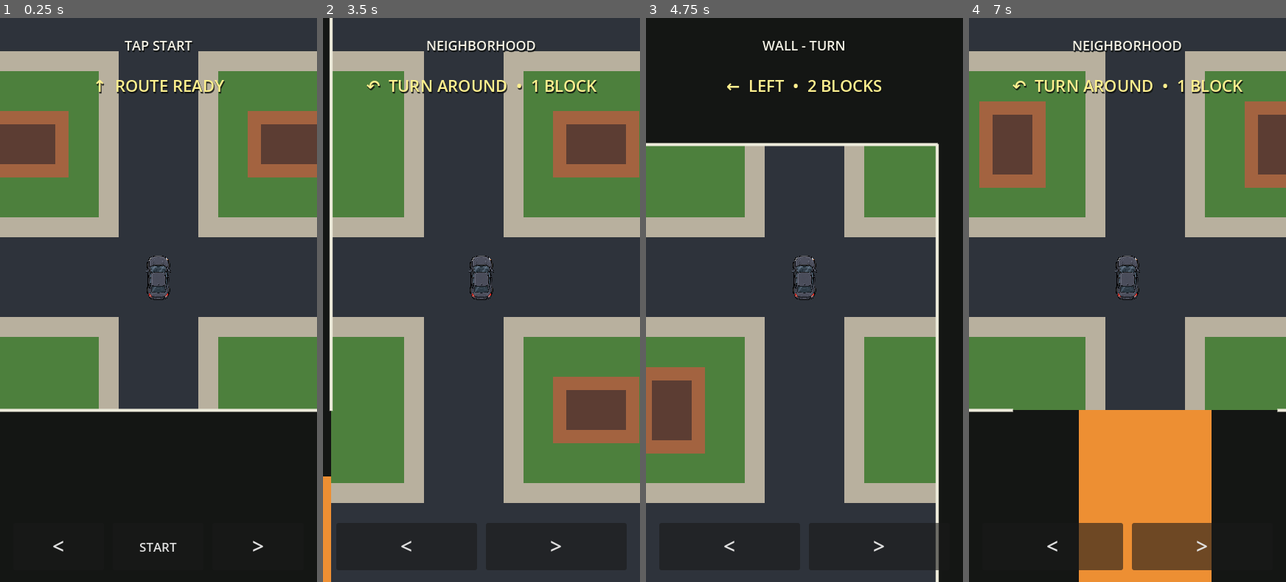
Above: before the commit, frames 1-4 (left to right).
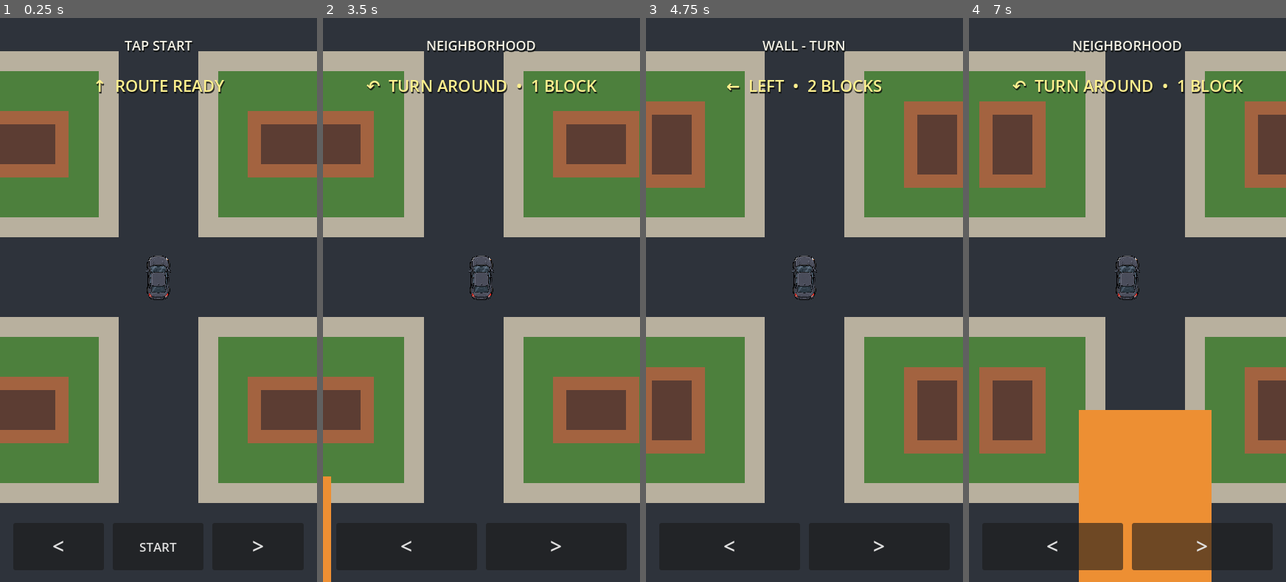
Above: after the commit, the same moments.

Repository: patrickcallahancomedy/comedian
Game: Godot game, scene res://scenes/drive/drive_module.tscn
The game is run twice, just before and just after one commit, with the same random seed, the same clock (stepped at 60 frames per second) and the same inputs.
Inputs (mouse positions are in pixels of both pictures, inside the frame that each line leads up to):
- Up to frame 1 (0.25 s): no input
- Up to frame 2 (3.5 s): click "START" at 0.5 s; tap Enter (ui_accept) at 1.25, 1.52 s; move the mouse to (551, 271) at 1.27 s; hold Right 1.28-2 s; tap Space at 1.35, 2.85 s; click (551, 271) at 1.42 s; drag from (418, 328) to (465, 412) at 2.02 s; move the mouse to (513, 175) at 2.77 s; hold Right from 2.78 s (still down)
- Up to frame 3 (4.75 s): release Right at 3.5 s; drag from (788, 412) to (709, 215) at 3.52 s; move the mouse to (899, 384) at 4.27 s; hold Left from 4.28 s (still down); tap Space at 4.35 s; tap Enter (ui_accept) at 4.52 s
- Up to frame 4 (7 s): release Left at 5 s; click "<" at 5 s; drag from (1032, 215) to (1079, 159) at 5.77 s; move the mouse to (1143, 300) at 6.52 s; hold Left from 6.53 s (still down); tap Space at 6.6 s; click (1143, 300) at 6.67 s

The runs differ from the first frame. In frame 1, 26% of the frame differs, in the area x 0-100%, y 63-100%; in frame 2, 5.5%; in frame 3, 32%, in the area x 0-100%, y 0-100%; in frame 4, 16%.

Commit message:
Extend neighborhood art beyond playable grid

Diff:
--- a/godot/scripts/drive/drive_grid_controller.gd
+++ b/godot/scripts/drive/drive_grid_controller.gd
@@ -27,6 +27,7 @@
 const NEIGHBORHOOD_ROOF_COLOR := Color(0.36, 0.24, 0.20)
 const NEIGHBORHOOD_ROAD_WIDTH := 12.0
 const NEIGHBORHOOD_SIDEWALK_WIDTH := 18.0
+const NEIGHBORHOOD_VISUAL_PADDING_CELLS := 2
 const CONNECTOR_COLOR := Color(0.93, 0.56, 0.20)
 const HIGHWAY_COLOR := Color(0.72, 0.42, 0.58)
 const CITY_COLOR := Color(0.42, 0.44, 0.48)
@@ -422,7 +423,6 @@
 	draw_rect(Rect2(Vector2.ZERO, size), Color(0.08, 0.085, 0.08), true)
 
 	_draw_neighborhood()
-	_draw_neighborhood_border_with_gate()
 
 	_draw_world_rect(MAP.CONNECTOR_ONE_RECT, CONNECTOR_COLOR)
 	_draw_highway()
@@ -440,58 +440,64 @@
 
 
 func _draw_neighborhood() -> void:
-	# Simple built-in neighborhood art. No TileMap, atlas, or generated assets:
-	# just grass, sidewalks, streets, and small house blocks drawn in world space.
-	var rect := MAP.NEIGHBORHOOD_RECT
-
-	_draw_world_rect(rect, NEIGHBORHOOD_COLOR)
-
-	# Sidewalk strips go down first so the roads stay clean at intersections.
-	for x_index in range(MAP.NEIGHBORHOOD_SIZE.x):
-		var center_x := rect.position.x + (float(x_index) + 0.5) * MAP.NEIGHBORHOOD_CELL
+	# The playable neighborhood is still a 4x4 logical grid, but the visual
+	# neighborhood extends beyond it so the edge of the game board never shows
+	# as empty black space when the fixed car reaches a perimeter street.
+	var logical_rect := MAP.NEIGHBORHOOD_RECT
+	var padding := float(MAP.NEIGHBORHOOD_CELL * NEIGHBORHOOD_VISUAL_PADDING_CELLS)
+	var visual_rect := logical_rect.grow(padding)
+
+	_draw_world_rect(visual_rect, NEIGHBORHOOD_COLOR)
+
+	var first_index := -NEIGHBORHOOD_VISUAL_PADDING_CELLS
+	var last_index := MAP.NEIGHBORHOOD_SIZE.x + NEIGHBORHOOD_VISUAL_PADDING_CELLS
+
+	# Sidewalks.
+	for x_index in range(first_index, last_index):
+		var center_x := logical_rect.position.x + (float(x_index) + 0.5) * MAP.NEIGHBORHOOD_CELL
 		_draw_world_rect(
 			Rect2(
-				Vector2(center_x - NEIGHBORHOOD_SIDEWALK_WIDTH * 0.5, rect.position.y),
-				Vector2(NEIGHBORHOOD_SIDEWALK_WIDTH, rect.size.y)
+				Vector2(center_x - NEIGHBORHOOD_SIDEWALK_WIDTH * 0.5, visual_rect.position.y),
+				Vector2(NEIGHBORHOOD_SIDEWALK_WIDTH, visual_rect.size.y)
 			),
 			NEIGHBORHOOD_SIDEWALK_COLOR
 		)
 
-	for y_index in range(MAP.NEIGHBORHOOD_SIZE.y):
-		var center_y := rect.position.y + (float(y_index) + 0.5) * MAP.NEIGHBORHOOD_CELL
+	for y_index in range(first_index, last_index):
+		var center_y := logical_rect.position.y + (float(y_index) + 0.5) * MAP.NEIGHBORHOOD_CELL
 		_draw_world_rect(
 			Rect2(
-				Vector2(rect.position.x, center_y - NEIGHBORHOOD_SIDEWALK_WIDTH * 0.5),
-				Vector2(rect.size.x, NEIGHBORHOOD_SIDEWALK_WIDTH)
+				Vector2(visual_rect.position.x, center_y - NEIGHBORHOOD_SIDEWALK_WIDTH * 0.5),
+				Vector2(visual_rect.size.x, NEIGHBORHOOD_SIDEWALK_WIDTH)
 			),
 			NEIGHBORHOOD_SIDEWALK_COLOR
 		)
 
-	for x_index in range(MAP.NEIGHBORHOOD_SIZE.x):
-		var center_x := rect.position.x + (float(x_index) + 0.5) * MAP.NEIGHBORHOOD_CELL
+	# Roads.
+	for x_index in range(first_index, last_index):
+		var center_x := logical_rect.position.x + (float(x_index) + 0.5) * MAP.NEIGHBORHOOD_CELL
 		_draw_world_rect(
 			Rect2(
-				Vector2(center_x - NEIGHBORHOOD_ROAD_WIDTH * 0.5, rect.position.y),
-				Vector2(NEIGHBORHOOD_ROAD_WIDTH, rect.size.y)
+				Vector2(center_x - NEIGHBORHOOD_ROAD_WIDTH * 0.5, visual_rect.position.y),
+				Vector2(NEIGHBORHOOD_ROAD_WIDTH, visual_rect.size.y)
 			),
 			NEIGHBORHOOD_ROAD_COLOR
 		)
 
-	for y_index in range(MAP.NEIGHBORHOOD_SIZE.y):
-		var center_y := rect.position.y + (float(y_index) + 0.5) * MAP.NEIGHBORHOOD_CELL
+	for y_index in range(first_index, last_index):
+		var center_y := logical_rect.position.y + (float(y_index) + 0.5) * MAP.NEIGHBORHOOD_CELL
 		_draw_world_rect(
 			Rect2(
-				Vector2(rect.position.x, center_y - NEIGHBORHOOD_ROAD_WIDTH * 0.5),
-				Vector2(rect.size.x, NEIGHBORHOOD_ROAD_WIDTH)
+				Vector2(visual_rect.position.x, center_y - NEIGHBORHOOD_ROAD_WIDTH * 0.5),
+				Vector2(visual_rect.size.x, NEIGHBORHOOD_ROAD_WIDTH)
 			),
 			NEIGHBORHOOD_ROAD_COLOR
 		)
 
-	# Nine tiny houses make the area read as a neighborhood without introducing
-	# another asset pipeline. They live in the grassy blocks between streets.
-	for lot_y in range(3):
-		for lot_x in range(3):
-			var lot_center := rect.position + Vector2(
+	# Simple house blocks in the grass between streets.
+	for lot_y in range(first_index, last_index - 1):
+		for lot_x in range(first_index, last_index - 1):
+			var lot_center := logical_rect.position + Vector2(
 				float(lot_x + 1) * MAP.NEIGHBORHOOD_CELL,
 				float(lot_y + 1) * MAP.NEIGHBORHOOD_CELL
 			)
@@ -500,11 +506,13 @@
 			_draw_world_rect(house_rect, NEIGHBORHOOD_HOUSE_COLOR)
 
 			var roof_inset := Vector2(2.0, 2.0)
-			var roof_rect := Rect2(
-				house_rect.position + roof_inset,
-				house_rect.size - roof_inset * 2.0
+			_draw_world_rect(
+				Rect2(
+					house_rect.position + roof_inset,
+					house_rect.size - roof_inset * 2.0
+				),
+				NEIGHBORHOOD_ROOF_COLOR
 			)
-			_draw_world_rect(roof_rect, NEIGHBORHOOD_ROOF_COLOR)
 
 
 func _draw_grid_zone(rect: Rect2, cell_size: int, color: Color) -> void:
